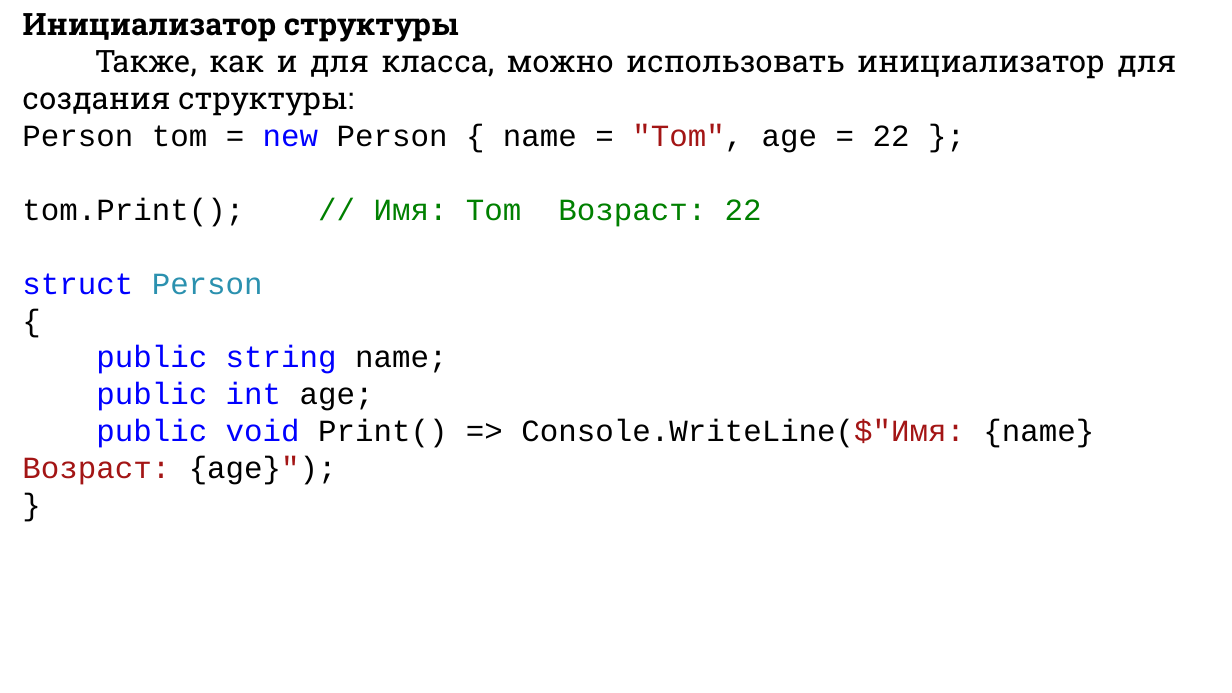
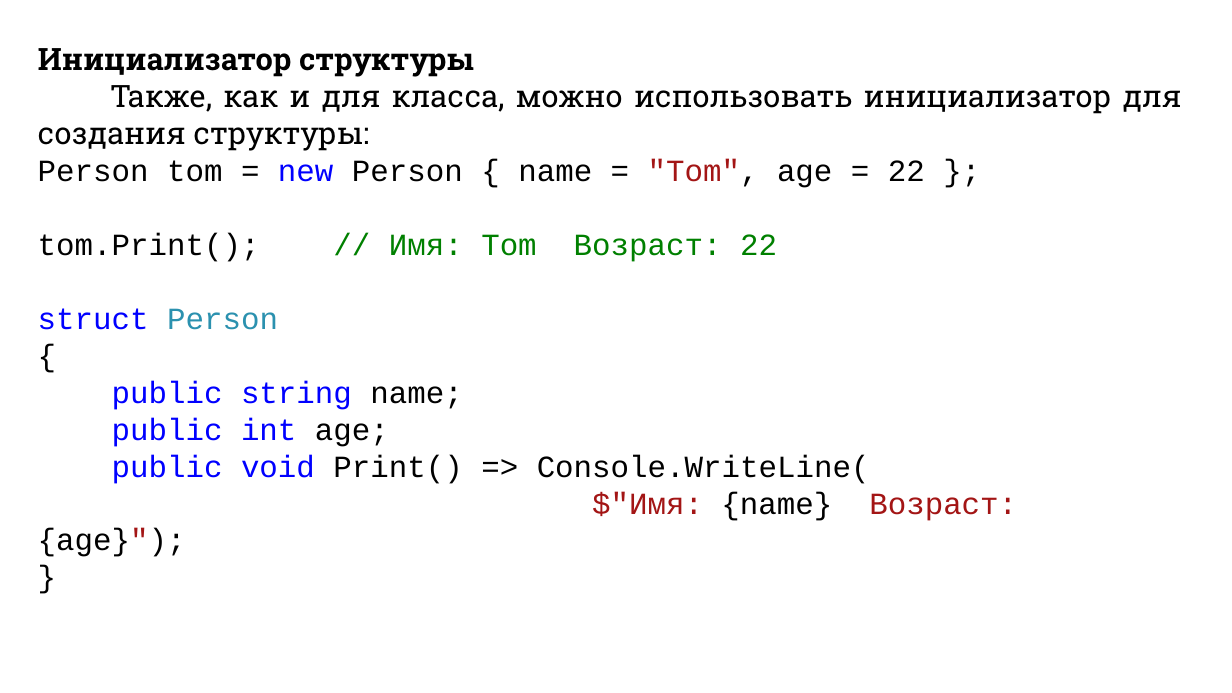
Before and after one commit to DaniilKlyukin/ITiP-1, a slide deck: slide 33 of Лекции/ИТиП лек 6 (практическая 3).pptx (slide 34 before the commit). Drawn at 1232x693 pixels with LibreOffice and Linux fonts; fonts in the diff are those of the drawing. Boxes give left, top, right and bottom in pixels: in the first picture for what was removed or moved away, otherwise in the second. Text is boxed around its words. In the diff, an @@ line names an element or a change of style, - is before the commit and + after.

Commit message:
update lectures

```diff
--- a/Лекции/ИТиП лек 6 (практическая 3).pptx
+++ b/Лекции/ИТиП лек 6 (практическая 3).pptx
@@ text "Инициализатор структуры": place and size @@
-text "Инициализатор структуры" at [22,13,1176,485]
+text "Инициализатор структуры" at [38,48,1182,557]
@@ text at [38,454,1017,557]: text changed @@
-public void Print() => Console.WriteLine($"Имя: {name} Возраст: {age}");
+public void Print() => Console.WriteLine(
+$"Имя: {name} Возраст: {age}");
```
Also in this commit, not shown: 20 other slides changed, 1 slide removed, 1 other file.
